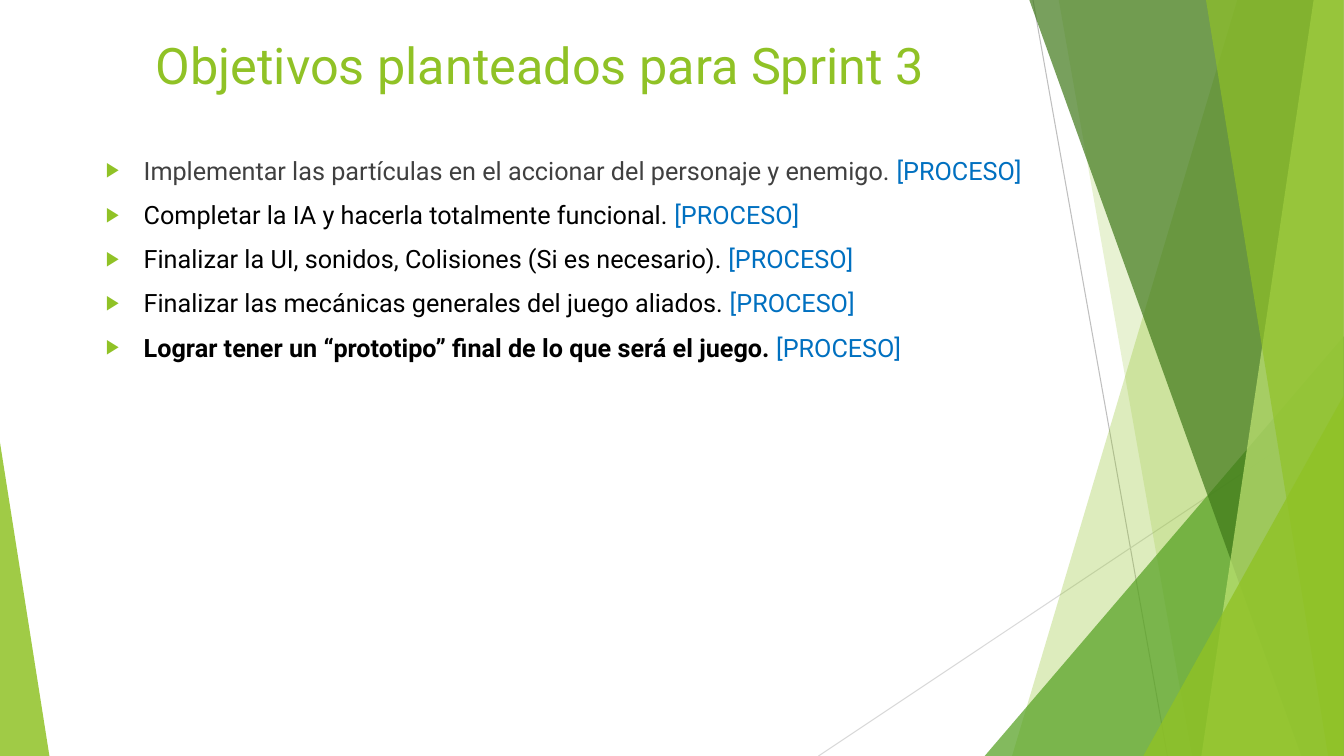
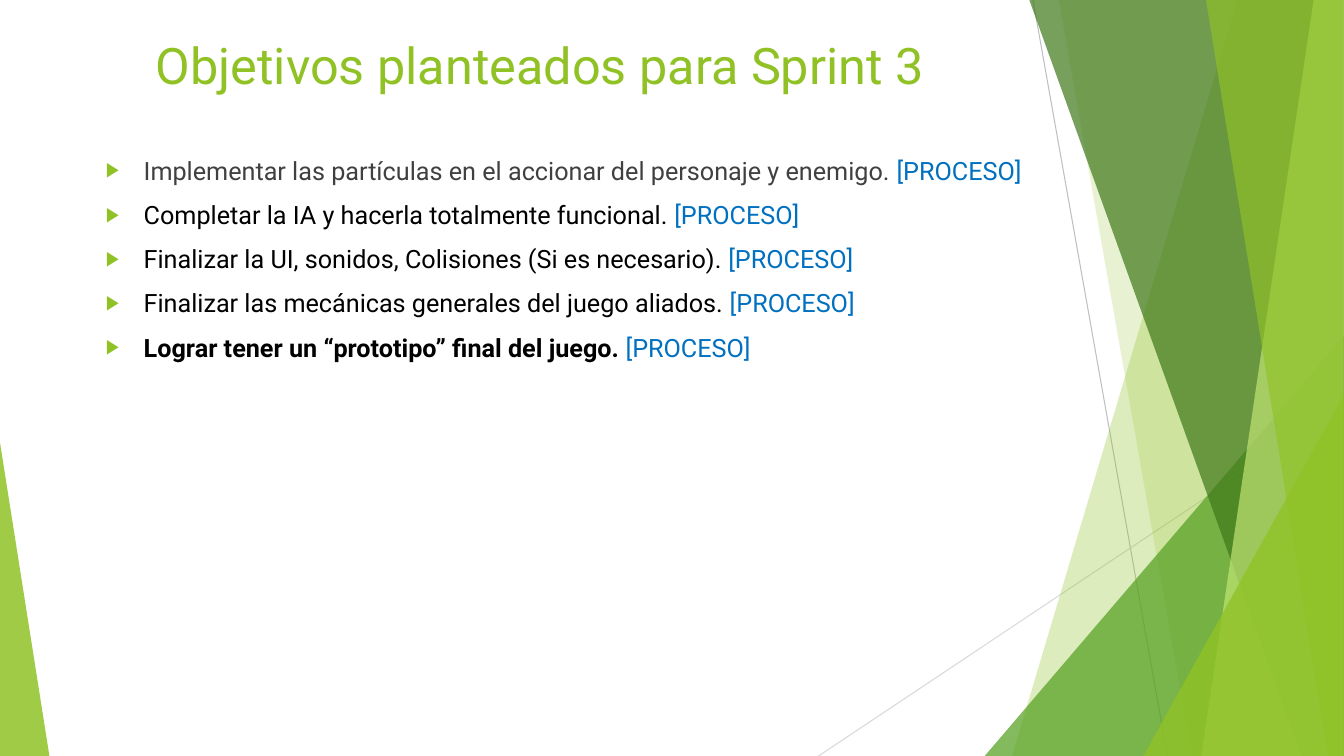
Before and after one commit to vicquiroz/SlimeSmasher, a slide deck: slide 9 of burndown y trabajo de equipo/Sprint 2 Finalizado/Presentacion Sprint 2.pptx. Drawn at 1344x756 pixels with LibreOffice and Linux fonts; fonts in the diff are those of the drawing. Boxes give left, top, right and bottom in pixels: in the first picture for what was removed or moved away, otherwise in the second. Text is boxed around its words. In the diff, an @@ line names an element or a change of style, - is before the commit and + after.

Commit message:
actualización presentación sprint 2
Cambios en conclusiones y actividades generales, se define más aún lo logrado.

```diff
--- a/burndown y trabajo de equipo/Sprint 2 Finalizado/Presentacion Sprint 2.pptx
+++ b/burndown y trabajo de equipo/Sprint 2 Finalizado/Presentacion Sprint 2.pptx
@@ text at box(144, 336, 751, 363): text changed @@
-▶ Lograr tener un “prototipo” final de lo que será el juego. [PROCESO]
+▶ Lograr tener un “prototipo” final del juego. [PROCESO]
```
Also in this commit, not shown: 8 other slides changed.
